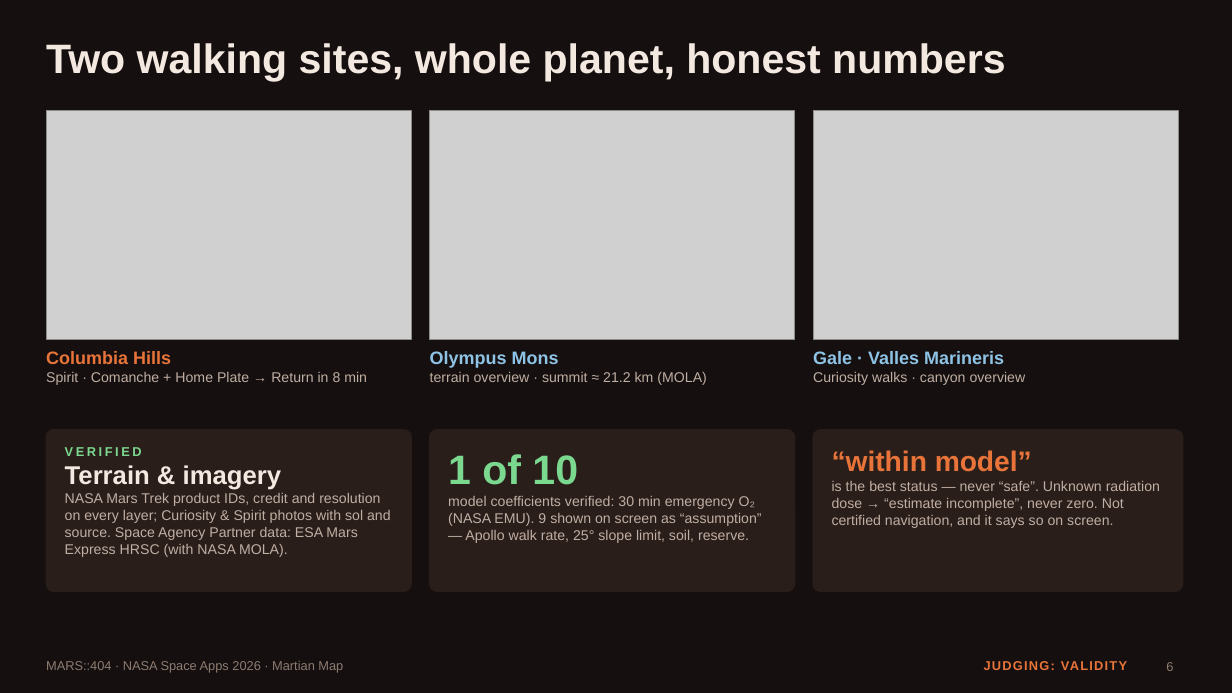
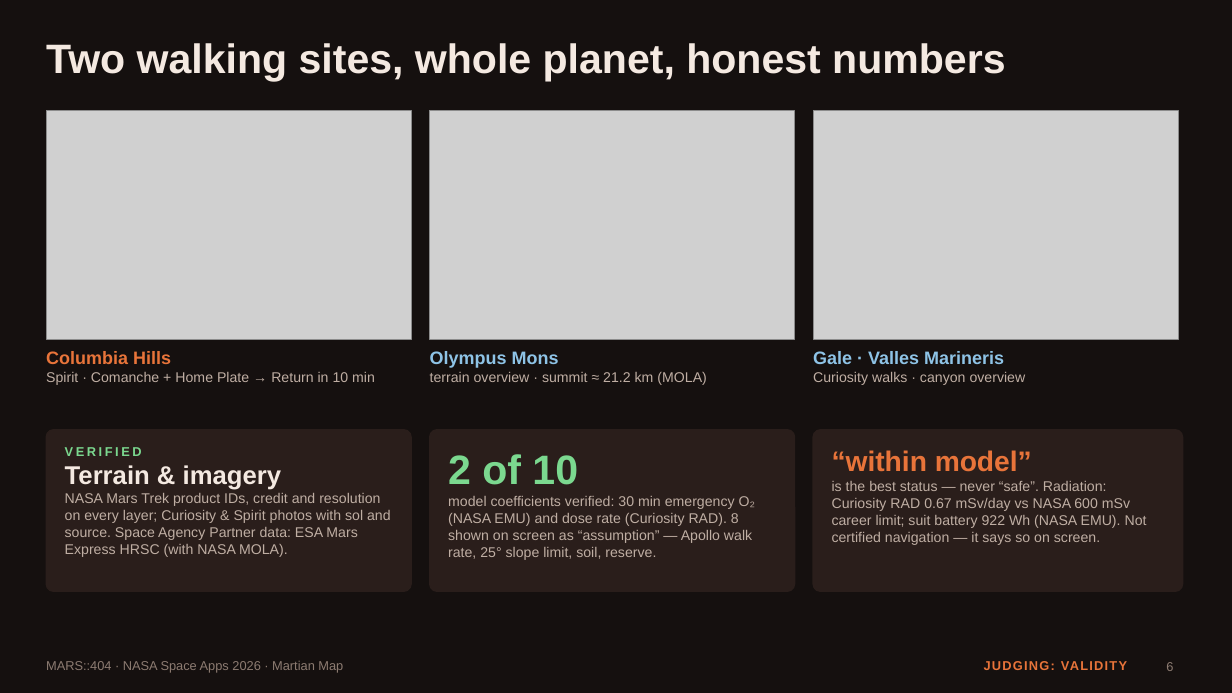
Before and after one commit to xand0dev/mars404, a slide deck: slide 6 of docs/demo/MARS404_slides.pptx. Drawn at 1232x693 pixels with LibreOffice and Linux fonts; fonts in the diff are those of the drawing; grey boxes stand for pictures. Boxes give left, top, right and bottom in pixels: in the first picture for what was removed or moved away, otherwise in the second. Text is boxed around its words. In the diff, an @@ line names an element or a change of style, - is before the commit and + after.

```diff
--- a/docs/demo/MARS404_slides.pptx
+++ b/docs/demo/MARS404_slides.pptx
@@ text at bbox=[46, 372, 375, 385]: text changed @@
-Spirit · Comanche + Home Plate → Return in 8 min
+Spirit · Comanche + Home Plate → Return in 10 min
@@ text at bbox=[448, 454, 755, 560]: text changed @@
-1 of 10
-model coefficients verified: 30 min emergency O₂ (NASA EMU). 9 shown on screen as “assumption” — Apollo walk rate, 25° slope limit, soil, reserve.
+2 of 10
+model coefficients verified: 30 min emergency O₂ (NASA EMU) and dose rate (Curiosity RAD). 8 shown on screen as “assumption” — Apollo walk rate, 25° slope limit, soil, reserve.
@@ text at bbox=[832, 481, 1147, 545]: text changed @@
-is the best status — never “safe”. Unknown radiation dose → “estimate incomplete”, never zero. Not certified navigation, and it says so on screen.
+is the best status — never “safe”. Radiation: Curiosity RAD 0.67 mSv/day vs NASA 600 mSv career limit; suit battery 922 Wh (NASA EMU). Not certified navigation — it says so on screen.
```
Also in this commit, not shown: 2 other slides changed, 5 other files.
